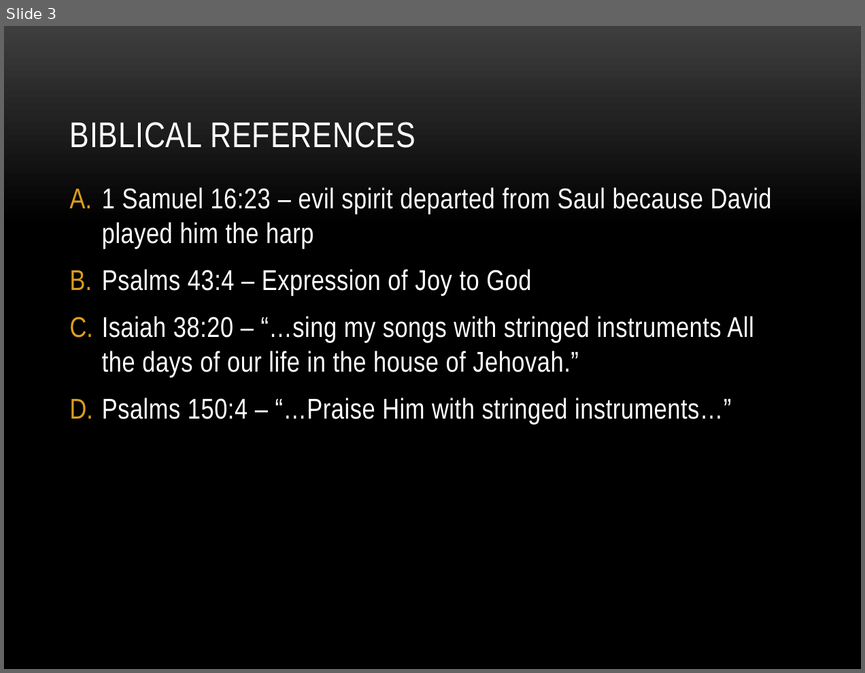
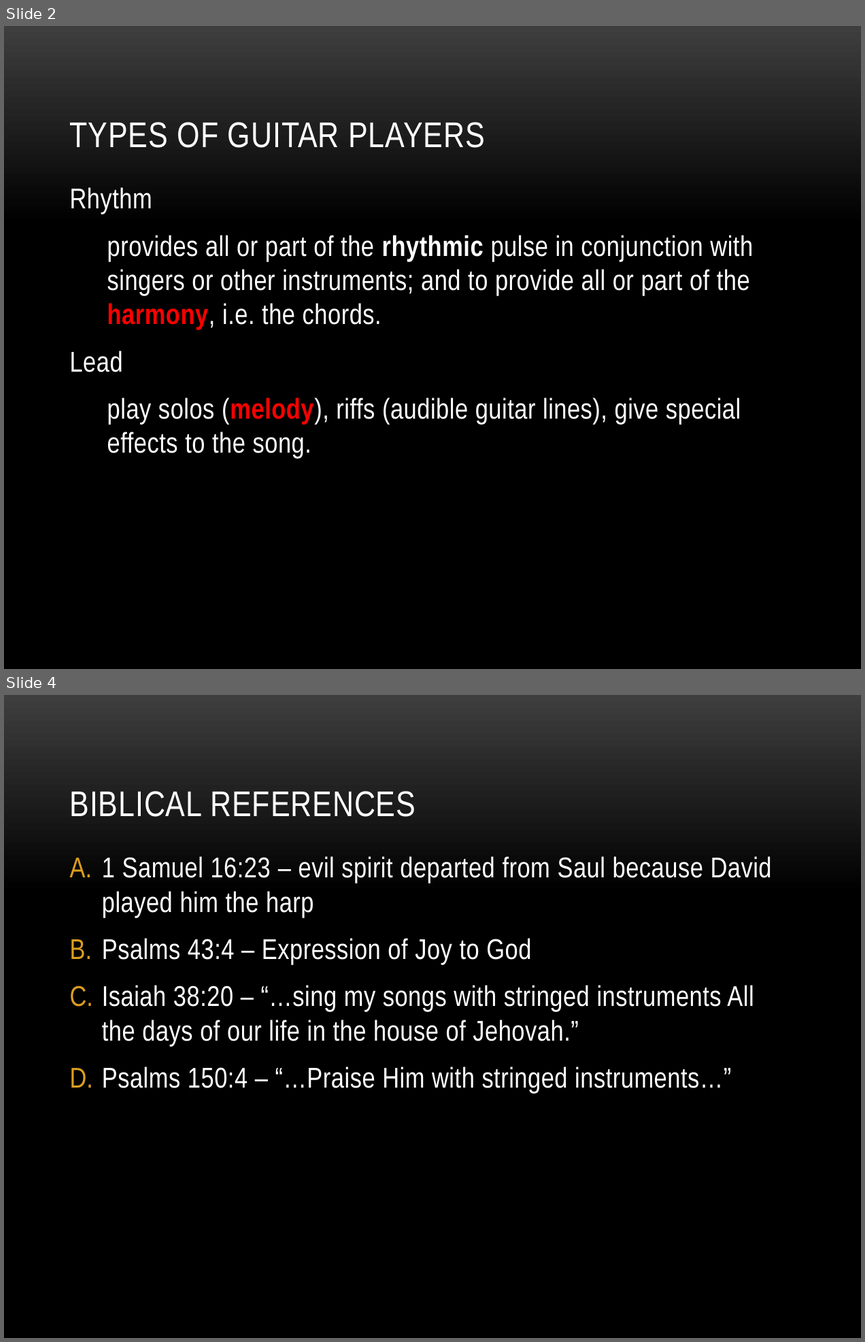
Before and after one commit to GrejSegura/datasciencecoursera, a slide deck: Guitars.pptx. Shown one above the other, each under a label of ours: slide 3 before the commit, slides 2 and 4 after it; the slides between them are not shown. The pictures are 865x673 and 865x1342 pixels, drawn with LibreOffice and Linux fonts; fonts in the diff are those of the drawing; background and template pictures are left out. Boxes give left, top, right and bottom in pixels: in the first picture for what was removed or moved away, otherwise in the second. Text is boxed around its words. In the diff, an @@ line names an element or a change of style, - is before the commit and + after.

```diff
--- a/Guitars.pptx
+++ b/Guitars.pptx
@@ slide 2 added at box(4, 26, 861, 669), background picture (left out) @@
@@ title added at box(70, 122, 484, 148), 30 pt, text #FFFFFF @@
+TYPES OF GUITAR PLAYERS
@@ text added at box(70, 187, 753, 458), 24 pt, text #FFFFFF @@
+Rhythm
+  provides all or part of the rhythmic pulse in conjunction with singers or other instruments; and to provide all or part of the harmony, i.e. the chords.
+Lead
+  play solos (melody), riffs (audible guitar lines), give special effects to the song.
@@ what was slide 3 is now slide 4 @@
```
Also in this commit, not shown: 5 slides changed, 2 other slides added, 1 slide removed.
